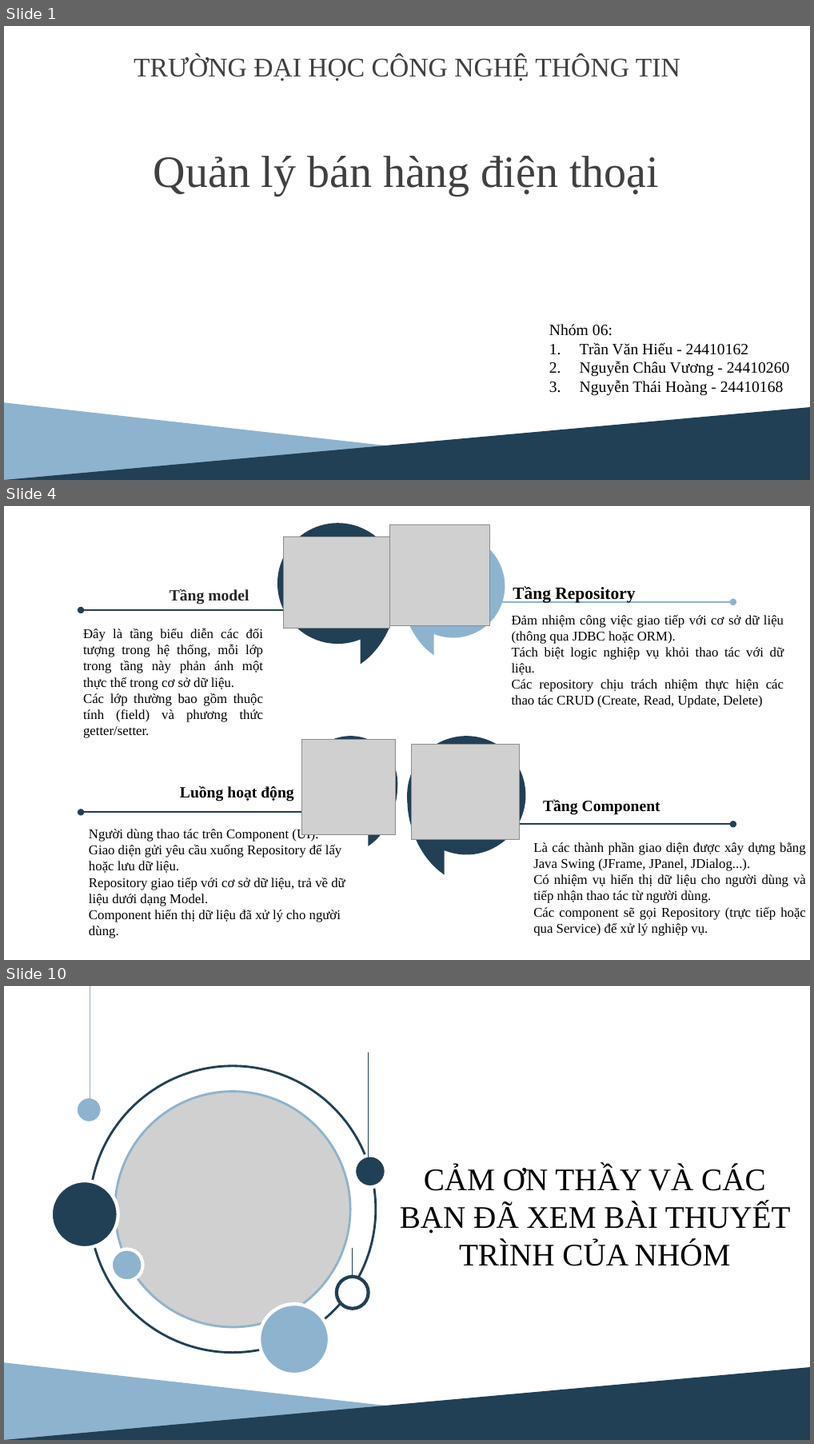
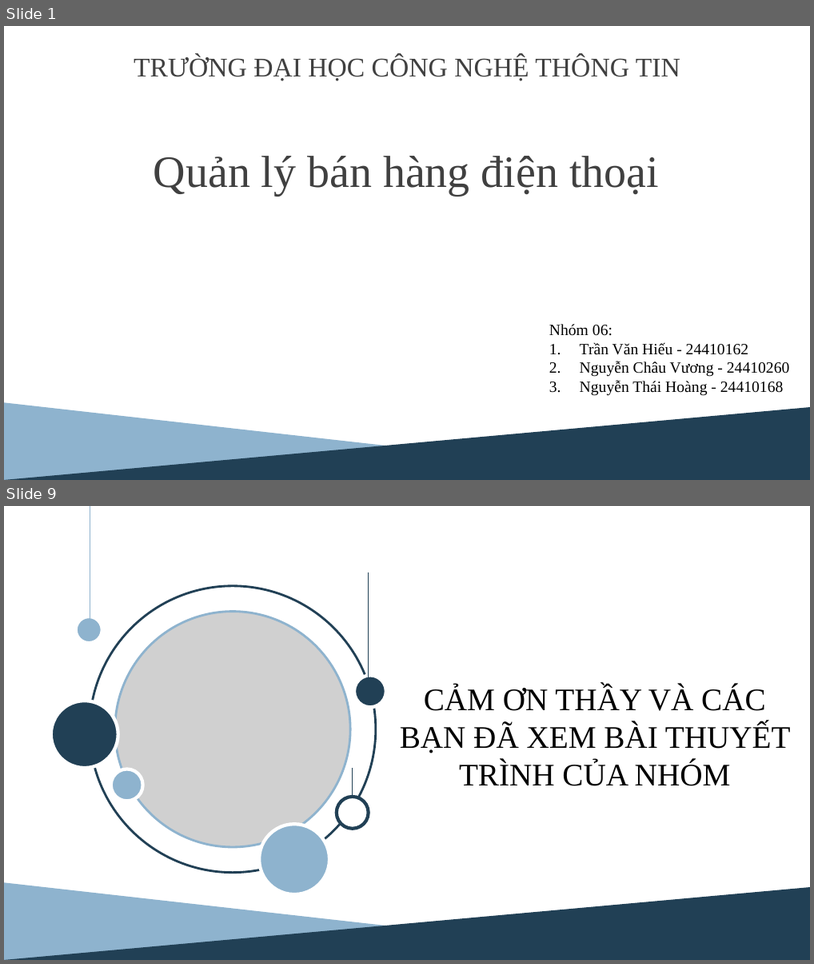
Before and after one commit to googlemap2/doan_python, a slide deck: baocao/slide_bao_cao.pptx. Shown one above the other, each under a label of ours: slides 1, 4 and 10 before the commit, slides 1 and 9 after it; the slides between them are not shown. The pictures are 814x1444 and 814x964 pixels, drawn with LibreOffice and Linux fonts; fonts in the diff are those of the drawing; grey boxes stand for pictures. Boxes give left, top, right and bottom in pixels: in the first picture for what was removed or moved away, otherwise in the second. Text is boxed around its words. In the diff, an @@ line names an element or a change of style, - is before the commit and + after.

```diff
--- a/baocao/slide_bao_cao.pptx
+++ b/baocao/slide_bao_cao.pptx
@@ slide 4 removed at [4, 506, 810, 960], background #FFFFFF @@
@@ rectangle removed at [18, 524, 145, 554] @@
@@ ellipse removed at [278, 523, 398, 644] @@
@@ picture removed at [390, 524, 490, 625] @@
@@ picture removed at [284, 537, 390, 628] @@
@@ ellipse removed at [402, 534, 505, 637] @@
@@ text removed at [170, 588, 249, 604] @@
-Tầng model
@@ freeform shape removed at [361, 585, 398, 664] @@
@@ freeform shape removed at [402, 588, 434, 655] @@
@@ text removed at [513, 586, 635, 603] @@
-Tầng Repository
@@ double arrow removed from (81, 610) to (321, 610) @@
@@ double arrow removed from (494, 602) to (734, 602) @@
@@ text removed at [512, 615, 784, 708] @@
-Đảm nhiệm công việc giao tiếp với cơ sở dữ liệu (thông qua JDBC hoặc ORM).
-Tách biệt logic nghiệp vụ khỏi thao tác với dữ liệu.
-Các repository chịu trách nhiệm thực hiện các thao tác CRUD (Create, Read, Update, Delete)
@@ text removed at [83, 628, 264, 738] @@
-Đây là tầng biểu diễn các đối tượng trong hệ thống, mỗi lớp trong tầng này phản ánh một thực thể trong cơ sở dữ liệu.
-Các lớp thường bao gồm thuộc tính (field) và phương thức getter/setter.
@@ picture removed at [302, 739, 396, 834] @@
@@ ellipse removed at [304, 736, 398, 830] @@
@@ ellipse removed at [407, 736, 526, 854] @@
@@ picture removed at [411, 744, 519, 839] @@
@@ text removed at [180, 785, 294, 801] @@
-    Luồng hoạt động
@@ freeform shape removed at [369, 784, 398, 846] @@
@@ double arrow removed from (81, 812) to (321, 812) @@
@@ freeform shape removed at [407, 796, 444, 875] @@
@@ text removed at [543, 799, 661, 815] @@
-Tầng Component
@@ text removed at [89, 828, 345, 938] @@
-Người dùng thao tác trên Component (UI).
-Giao diện gửi yêu cầu xuống Repository để lấy hoặc lưu dữ liệu.
-Repository giao tiếp với cơ sở dữ liệu, trả về dữ liệu dưới dạng Model.
-Component hiển thị dữ liệu đã xử lý cho người dùng.
@@ double arrow removed from (494, 824) to (734, 824) @@
@@ text removed at [534, 842, 806, 936] @@
-Là các thành phần giao diện được xây dựng bằng Java Swing (JFrame, JPanel, JDialog...).
-Có nhiệm vụ hiển thị dữ liệu cho người dùng và tiếp nhận thao tác từ người dùng.
-Các component sẽ gọi Repository (trực tiếp hoặc qua Service) để xử lý nghiệp vụ.
@@ what was slide 10 is now slide 9 @@
```
Also in this commit, not shown: 3 slides changed, 4 slides added, 4 other slides removed, 3 other files.
